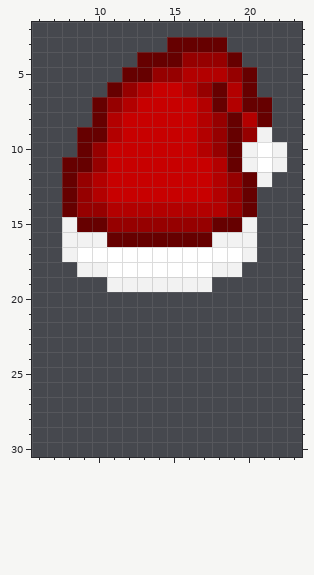
Pixel-art sprite -- Resources/Textures/Clothing/Head/Hats/santahat.rsi/icon.png. This is how it looked before the edit.
The file is 32x32 pixels. Colours within 5 levels of each other are drawn and written as one. Shown: x 6..23, y 2..30. The old version is drawn lined up with the new one.
After:
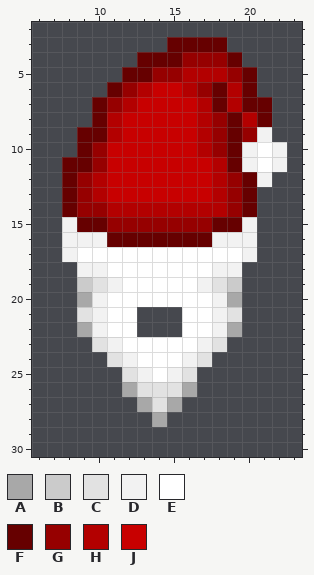
Palette (. is transparent): A #a8a8a8  B #cbcbcb  C #e2e2e2  D #f2f2f2  E #ffffff  F #660000  G #960000  H #b30000  J #c80000
Change:
{"change": "whole drawing moved by +0,-4 (the old picture is shown already moved)"}
{"y":19,"x":9,"old":"..","new":"BC"}
{"y":19,"x":12,"old":"DDDDD","new":"EEEEE"}
{"y":19,"x":18,"old":"..","new":"CB"}
{"y":20,"x":9,"old":"...........","new":"ADEEEEEEEDA"}
{"y":21,"x":9,"old":"....","new":"CDEE"}
{"y":21,"x":16,"old":"....","new":"EEDC"}
{"y":22,"x":9,"old":"....","new":"ADEE"}
{"y":22,"x":16,"old":"....","new":"EEDA"}
{"y":23,"x":10,"old":".........","new":"CDEEEEEDC"}
{"y":24,"x":11,"old":".......","new":"CDEEEDC"}
{"y":25,"x":12,"old":".....","new":"CDEDC"}
{"y":26,"x":12,"old":".....","new":"ACCCA"}
{"y":27,"x":13,"old":"...","new":"ACA"}
{"y":28,"x":14,"old":".","new":"A"}
{"label":"changed","picture_box":[77,277,242,427]}
